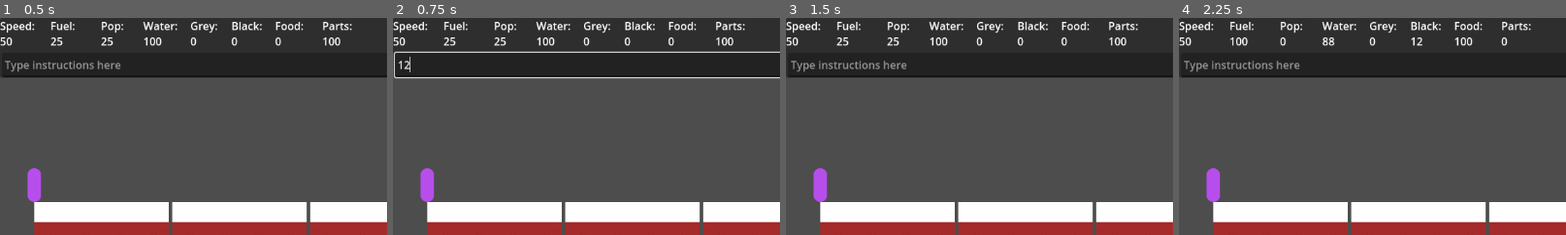
Above: before the commit, frames 1-4 (left to right).
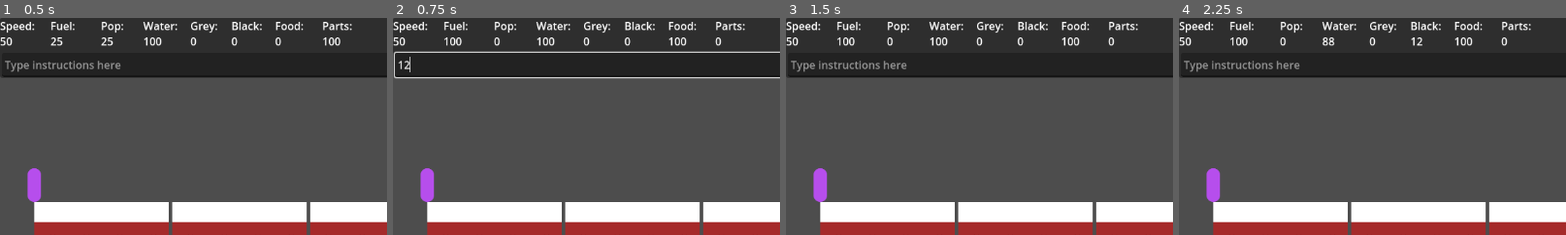
Above: after the commit, the same moments.

Repository: Sphinx111/ed_and_morgs_train_builder
Game: Godot game, scene res://Scenes/traincar.tscn
Same seed, same stepped clock (60 frames per second), same inputs: the game is played once before the commit and once after it.
Inputs (mouse positions are % of the whole screen's width and height, from its top left):
- Up to frame 1 (0.5 s): no input
- Up to frame 2 (0.75 s): click (42, 11) at 0.52 s; type "12" at 0.6 s
- Up to frame 3 (1.5 s): click "Give Order" at 1.25 s
- Up to frame 4 (2.25 s): click "Tick" at 2 s
The pictures show only the part of the screen within x 0-50%, y 0-50%; the shares and areas given below are measured in that part.

Frame 1 is identical in both runs. In frame 2, 0.5% of the frame differs, in the area x 13-88%, y 8-13%; in frame 3, 0.5%; in frame 4, nothing differs.

Commit message:
Passengers can drink water from the poop refinery

Diff:
--- a/Globals.gd
+++ b/Globals.gd
@@ -1,10 +1,16 @@
 extends Node
 
+# Car variables
 var car_length : int = 200
 var car_height : int = 80
 var car_separation: int = 5
+var modules_per_car : int = 4
 
+# Module Variables
 var module_width : int = 50
 var module_height : int = 50
 
-var modules_per_car : int = 4
+
+# Passenger Variables
+var passenger_consume_threshold : float = 0.6
+var passenger_seeks_threshold : float = 0.8
--- a/basic_ui.gd
+++ b/basic_ui.gd
@@ -4,11 +4,18 @@
 var selectedTrain : Train = get_parent().find_child("Train")
 @onready
 var textbox : LineEdit = find_child("LineEdit")
+var time_since_update : float = 0.0
 
 func do_resource_tick():
 	selectedTrain.resource_tick()
 	resource_panel_update()
 	print("Manual resource tick")
+
+func _process(delta : float) -> void:
+	time_since_update += delta
+	if time_since_update > 0.5:
+		time_since_update == 0
+		resource_panel_update()
 
 func resource_panel_update():
 	$ResourcePanel/Speed.text = "Speed: " + String.num_int64(selectedTrain.get_res("speed"))
--- a/module.gd
+++ b/module.gd
@@ -20,6 +20,7 @@
 
 func resource_tick():
 	if type == "cabin":
+		serves_need = "rest"
 		if parentTrain.get_res("clean_water") >= 1:
 			parentTrain.add_res("clean_water", -1)
 			parentTrain.add_res("black_water", 1)
@@ -29,12 +30,14 @@
 		return
 
 	if type == "kitchen":
+		serves_need = "food"
 		if parentTrain.get_res("clean_water") >= 1:
 			parentTrain.add_res("clean_water", -1)
 			parentTrain.add_res("grey_water", 1)
 	elif type == "empty":
 		pass
 	elif type == "clean_water":
+		serves_need = "clean_water"
 		# Prioritise black water first
 		if parentTrain.get_res("black_water") >= 3:
 			parentTrain.add_res("black_water", -3)
@@ -46,8 +49,6 @@
 				parentTrain.add_res("grey_water", amount_to_convert)
 				parentTrain.add_res("clean_water", amount_to_convert)
 
-
-
 # Do anything we need before the module gets deleted
 func cleanup():
 	pass
@@ -55,6 +56,14 @@
 func set_sequence(newSequence : int):
 	sequence = newSequence
 	position.x = sequence * Globals.module_width
+
+func get_service() -> Array:
+	var response : Array = [serves_need, 0]
+	var resource_available = parentTrain.res[serves_need]
+	if resource_available >= 1:
+		parentTrain.res[serves_need] -= 1
+		response[1] = max(resource_available, 1)
+	return response
 
 func set_type(newType : String):
 	self.type = newType
--- a/passenger.gd
+++ b/passenger.gd
@@ -8,6 +8,10 @@
 var firstname : String = ""
 var lastname : String = ""
 var movespeed = 30
+
+var current_module_pos : float = 0
+var current_module : ModuleBase = null
+var next_module_pos : float = Globals.module_width
 
 var home_cabin = null
 var destination : Vector2 = self.position
@@ -23,7 +27,8 @@
 	"food" : 0.0,
 	"bathroom" : 0.0,
 	"fun" : 0.0,
-	"social" : 0.0
+	"social" : 0.0,
+	"rest" : 0.0
 }
 
 var skills = {
@@ -40,12 +45,33 @@
 
 func _process(delta) -> void:
 	position = position.move_toward(destination, movespeed * delta)
+	if position.x >= next_module_pos:
+		recheck_module()
 	pass
+
+func recheck_module():
+	current_module_pos = position.x
+	next_module_pos = position.x + Globals.module_width
+	var myLocation = parentTrain.get_trainpos_from_coords(self.position)
+	if myLocation[1] == 3:
+		next_module_pos += Globals.car_separation
+	current_module = parentTrain.carriages[myLocation[0]].modules[myLocation[1]]
+	var mod_serves_need : String = current_module.serves_need
+	if needs[mod_serves_need] > Globals.passenger_consume_threshold:
+		receive_service(current_module.get_service())
+	print("I'm at the " + current_module.type + " module!")
+
+func receive_service(serviceReceived : Array):
+	var type : String = serviceReceived[0]
+	var amount : float = serviceReceived[1]
+	needs[type] -= amount
+	if needs[type] < 0:
+		needs[type] = 0
 
 func resource_tick():
 	for key in needs.keys():
 		needs[key] += 0.01
-		if needs[key] > 0.8:
+		if needs[key] > Globals.passenger_seeks_threshold:
 			targetNeed = key
 			pick_direction()
 
